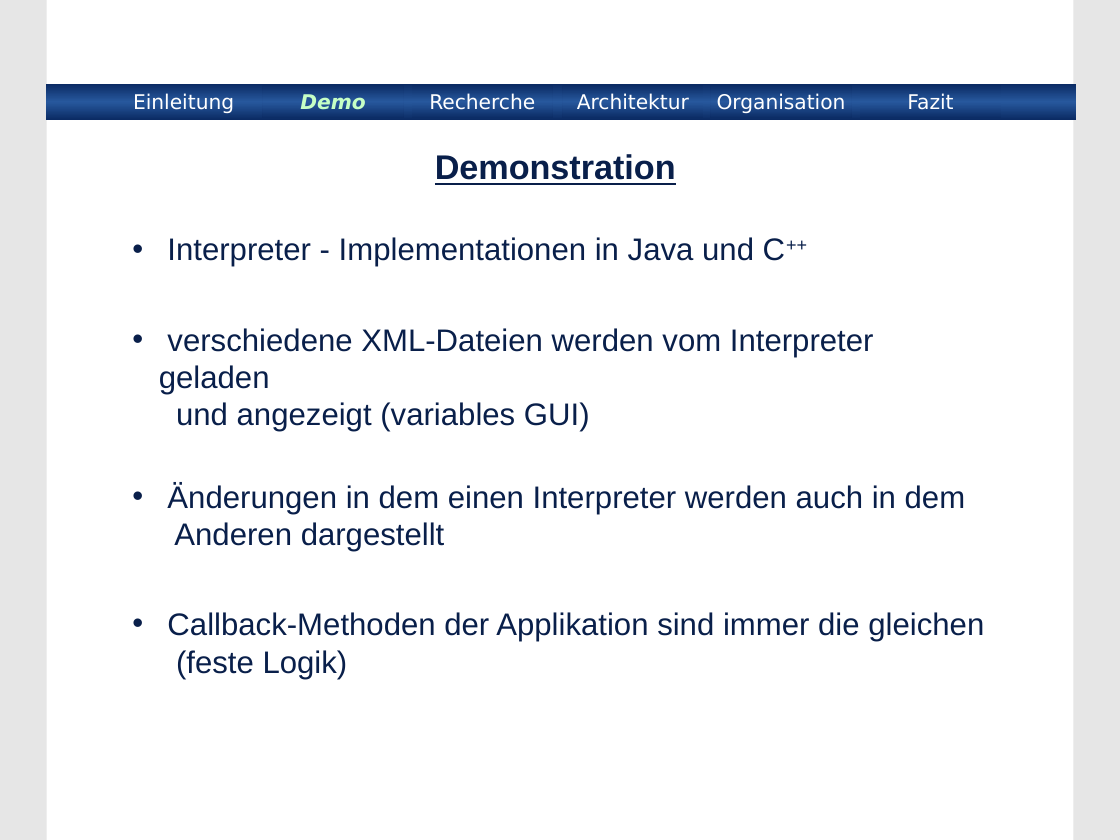
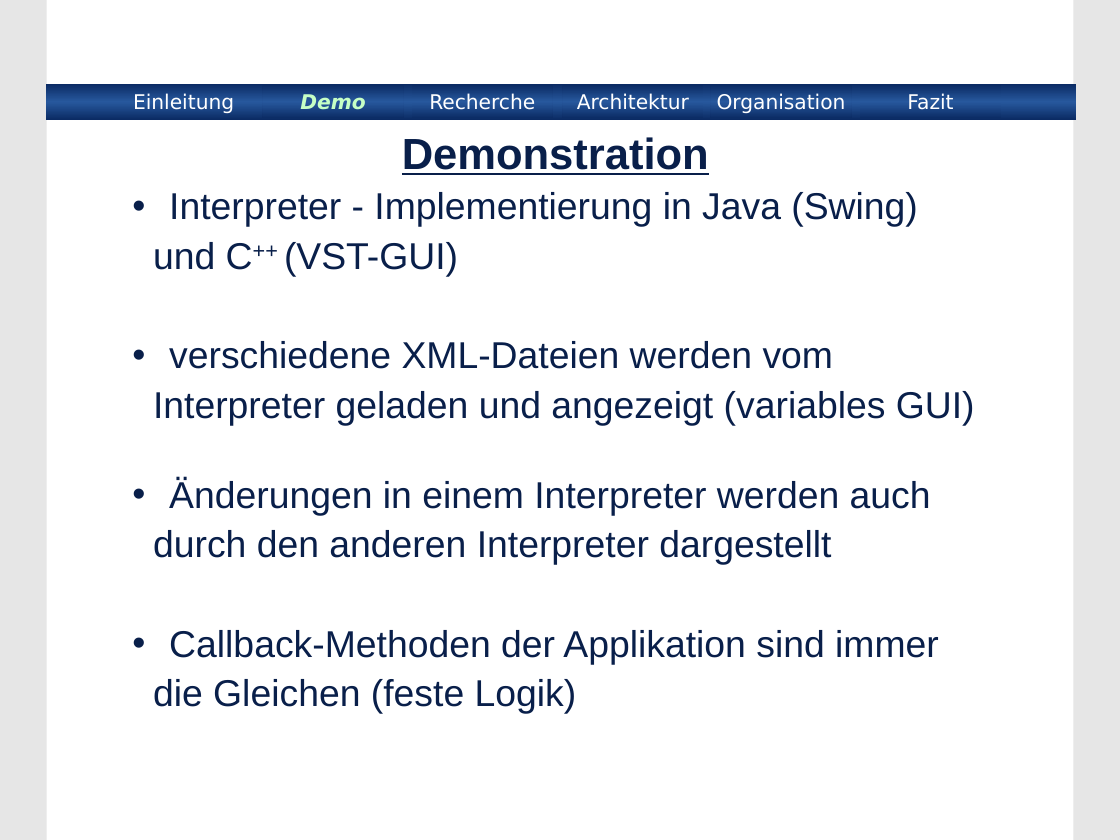
Before and after one commit to BackupTheBerlios/xmlinterface, a slide deck: slide 5 of xmlinterface/project/Praesentation/xmlinterface.ppt (slide 4 before the commit). Drawn at 1120x840 pixels with LibreOffice and Linux fonts; fonts in the diff are those of the drawing; background and template pictures are left out. Boxes give left, top, right and bottom in pixels: in the first picture for what was removed or moved away, otherwise in the second. Text is boxed around its words. In the diff, an @@ line names an element or a change of style, - is before the commit and + after.

```diff
--- a/xmlinterface/project/Praesentation/xmlinterface.ppt
+++ b/xmlinterface/project/Praesentation/xmlinterface.ppt
@@ title "Demonstration": place and size @@
-title "Demonstration" at (435, 154, 676, 185)
+title "Demonstration" at (402, 137, 709, 175)
@@ title "Demonstration" at (402, 137, 709, 175): size 22 to 28 pt @@
@@ subtitle at (153, 192, 975, 714): text changed; size 20 to 24 pt @@
-• Interpreter - Implementationen in Java und C++
-• verschiedene XML-Dateien werden vom Interpreter geladen
-  und angezeigt (variables GUI)
-• Änderungen in dem einen Interpreter werden auch in dem
-  Anderen dargestellt
-• Callback-Methoden der Applikation sind immer die gleichen
-  (feste Logik)
+• Interpreter - Implementierung in Java (Swing)
+und C++ (VST-GUI)
+• verschiedene XML-Dateien werden vom
+Interpreter geladen und angezeigt (variables GUI)
+• Änderungen in einem Interpreter werden auch
+durch den anderen Interpreter dargestellt
+• Callback-Methoden der Applikation sind immer
+die Gleichen (feste Logik)
```
Also in this commit, not shown: 15 other slides changed, 1 slide added.
